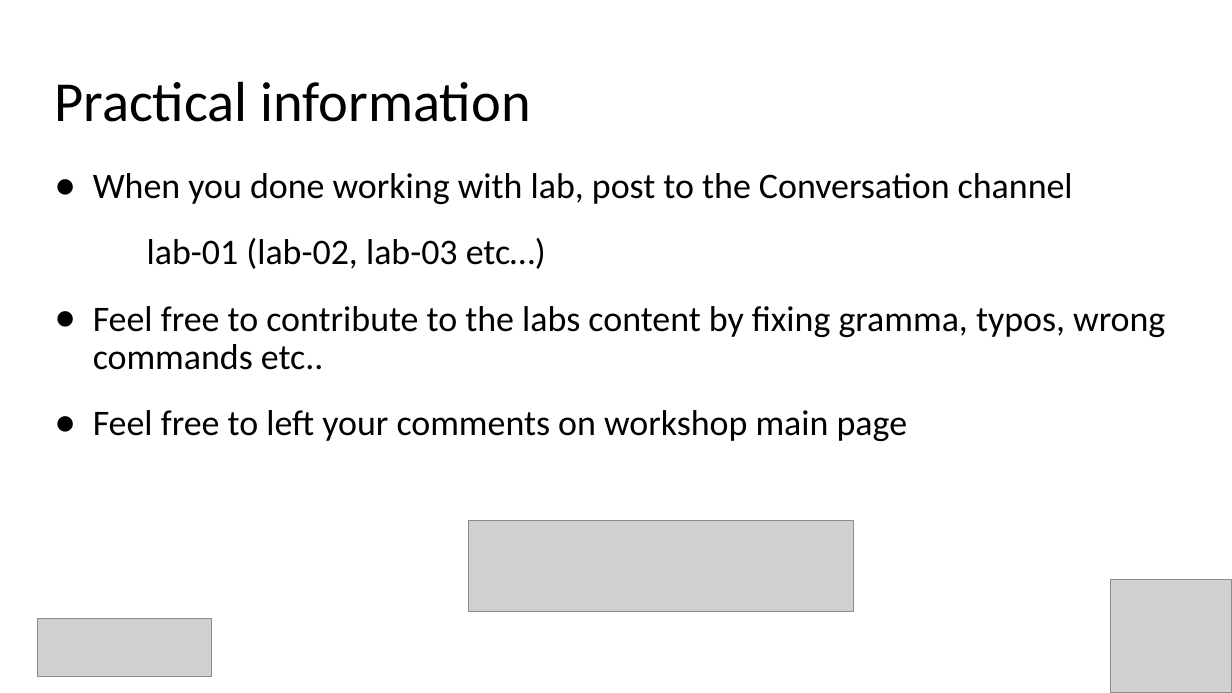
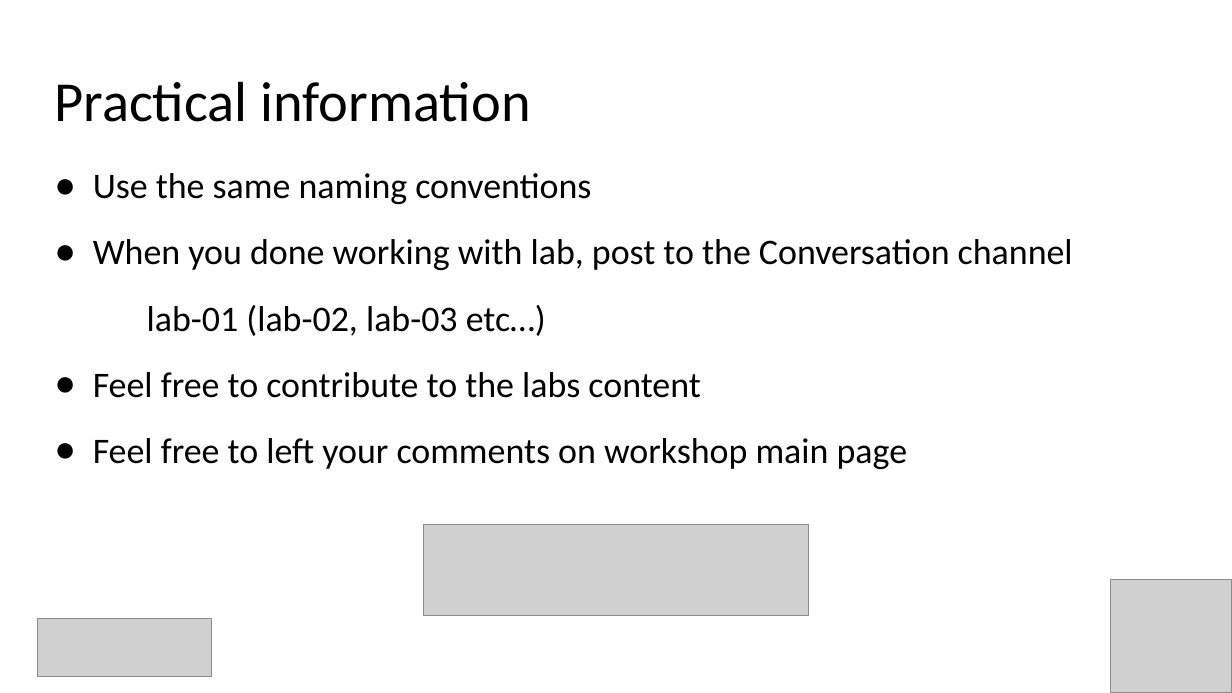
Before and after one commit to evgenyb/iac-workshops, a slide deck: slide 5 of azure-load-balancing-options/slides/azure-load-balancing-options.pptx. Drawn at 1232x693 pixels with LibreOffice and Linux fonts; fonts in the diff are those of the drawing; grey boxes stand for pictures. Boxes give left, top, right and bottom in pixels: in the first picture for what was removed or moved away, otherwise in the second. Text is boxed around its words. In the diff, an @@ line names an element or a change of style, - is before the commit and + after.

Commit message:
Slides - WIP

```diff
--- a/azure-load-balancing-options/slides/azure-load-balancing-options.pptx
+++ b/azure-load-balancing-options/slides/azure-load-balancing-options.pptx
@@ text at [93, 173, 591, 204]: paragraph added @@
+● Use the same naming conventions
@@ text at [93, 372, 700, 398]: text changed @@
-● Feel free to contribute to the labs content by fixing gramma, typos, wrong commands etc..
+● Feel free to contribute to the labs content
@@ picture: place and size @@
-picture at [469, 520, 854, 611]
+picture at [423, 525, 809, 616]
```
Also in this commit, not shown: 2 other slides changed, 19 slides added.
